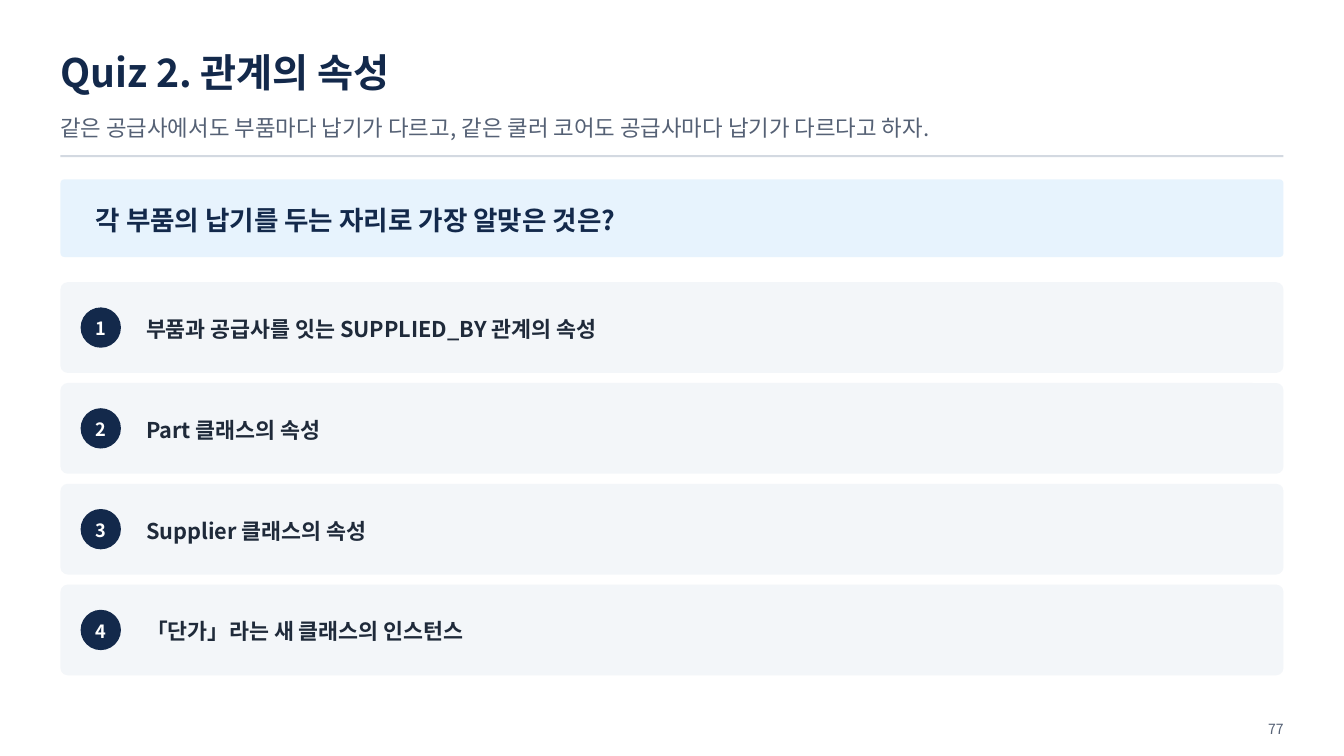
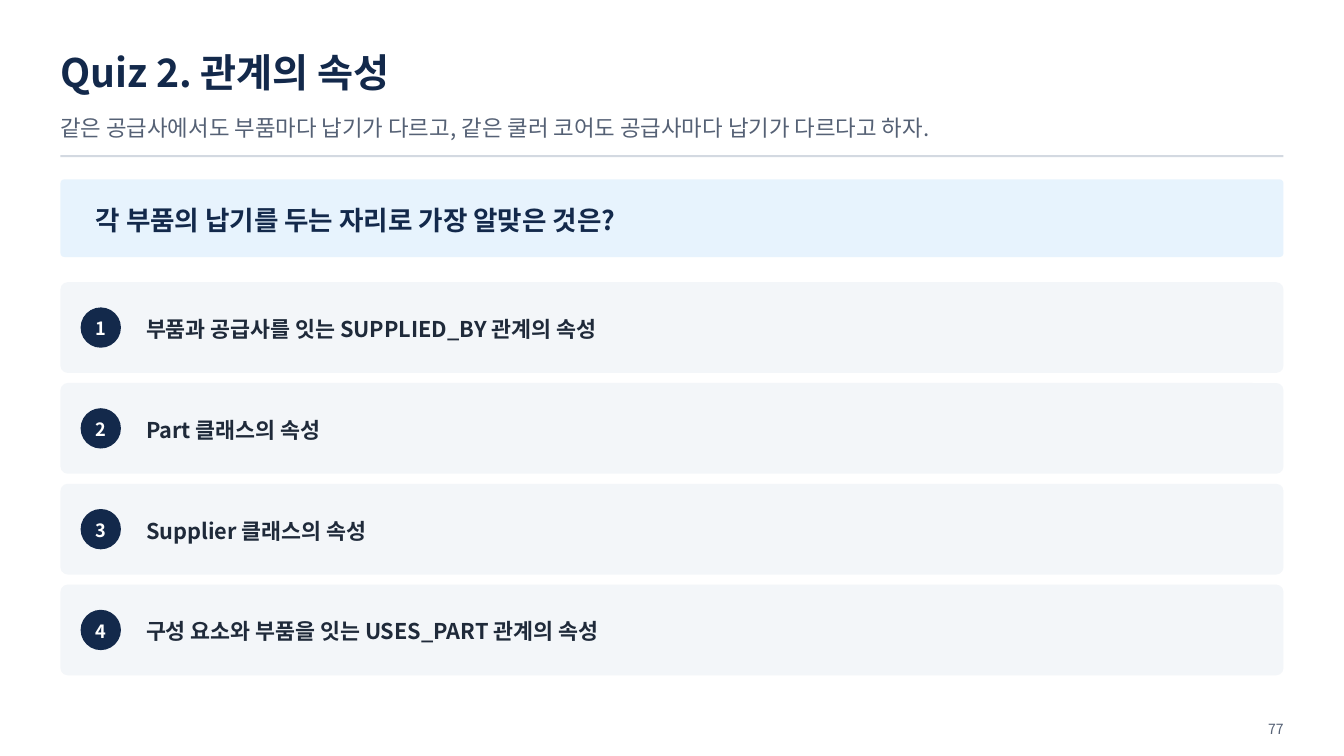
Before and after one commit to uengine-oss/hyd-iot-edu, a slide deck: slide 77 of workspace/강의제작/산출물/통합반/이론/02회차/통합반_02일차.pptx. Drawn at 1344x756 pixels with LibreOffice and Linux fonts; fonts in the diff are those of the drawing. Boxes give left, top, right and bottom in pixels: in the first picture for what was removed or moved away, otherwise in the second. Text is boxed around its words. In the diff, an @@ line names an element or a change of style, - is before the commit and + after.

```diff
--- a/workspace/강의제작/산출물/통합반/이론/02회차/통합반_02일차.pptx
+++ b/workspace/강의제작/산출물/통합반/이론/02회차/통합반_02일차.pptx
@@ text at <box>146,620,598,643</box>: text changed @@
-「단가」라는 새 클래스의 인스턴스
+구성 요소와 부품을 잇는 USES_PART 관계의 속성
```
Also in this commit, not shown: 3 other slides changed, 18 other files.
